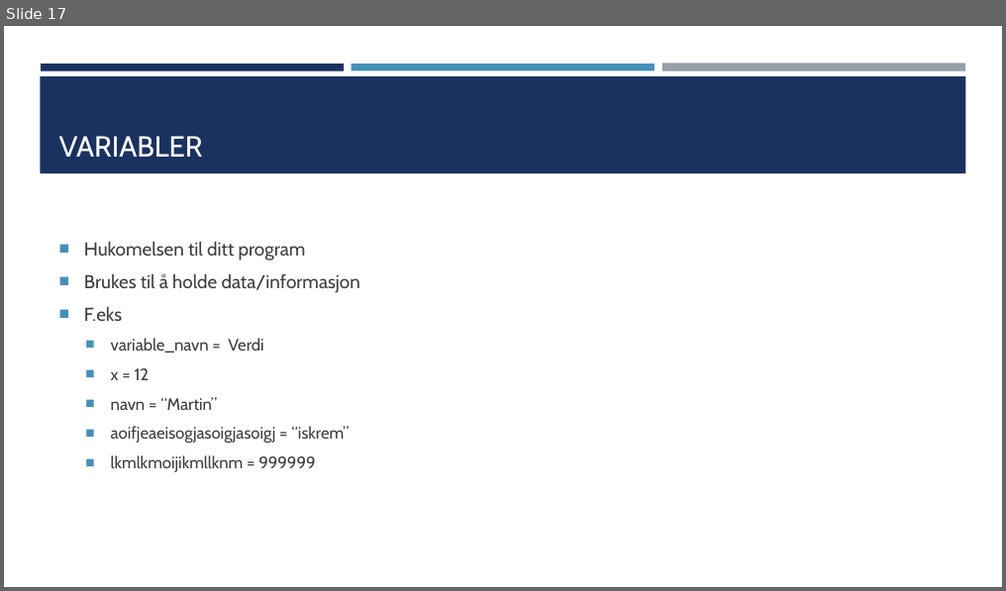
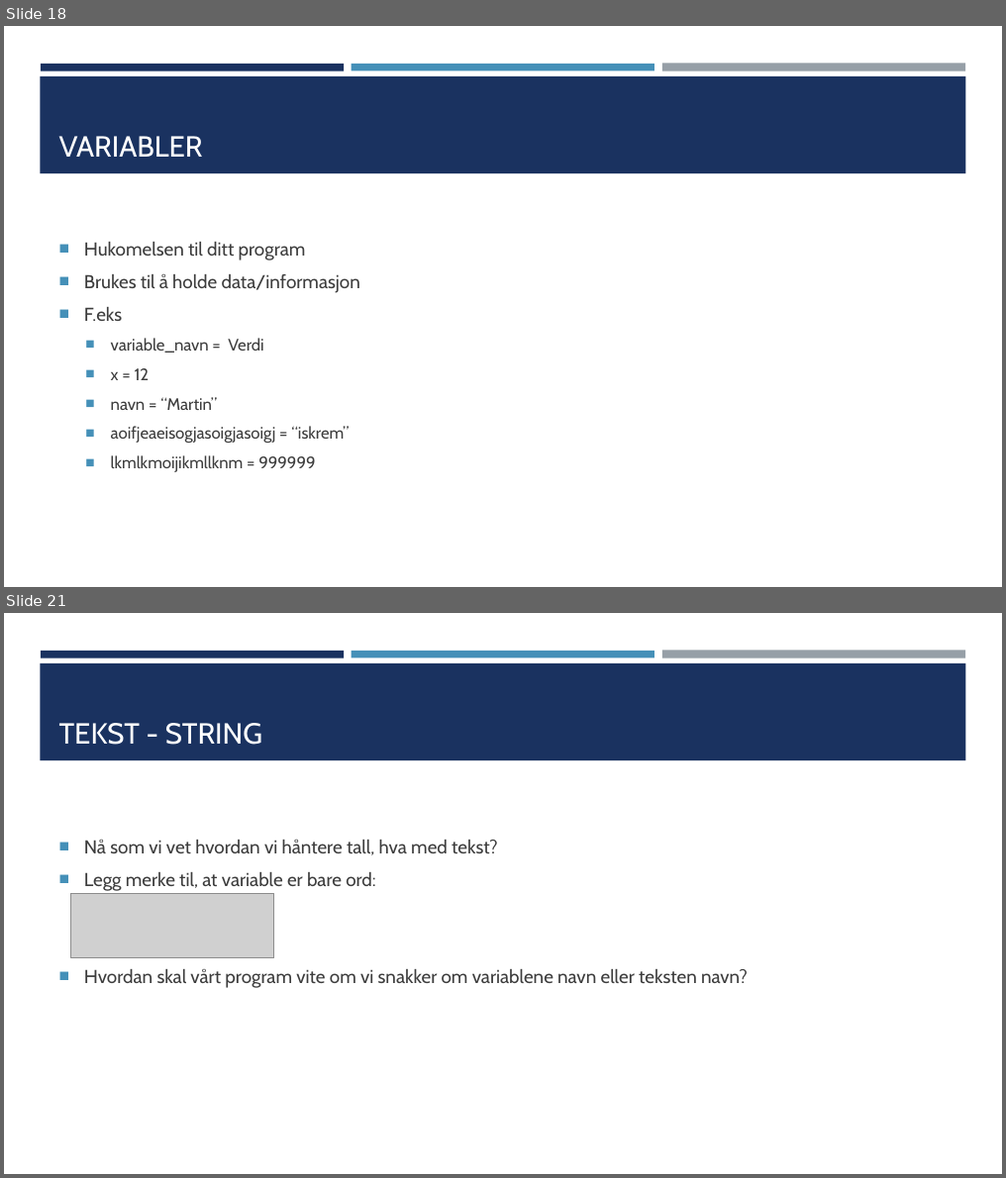
Before and after one commit to TheCodeAddiction/Learn-Python-Workshop, a slide deck: koding workshop powerpoint.pptx. Shown one above the other, each under a label of ours: slide 17 before the commit, slides 18 and 21 after it; the slides between them are not shown. The pictures are 1006x591 and 1006x1178 pixels, drawn with LibreOffice and Linux fonts; fonts in the diff are those of the drawing; grey boxes stand for pictures. Boxes give left, top, right and bottom in pixels: in the first picture for what was removed or moved away, otherwise in the second. Text is boxed around its words. In the diff, an @@ line names an element or a change of style, - is before the commit and + after.

```diff
--- a/koding workshop powerpoint.pptx
+++ b/koding workshop powerpoint.pptx
@@ slide 21 added at [4,613,1002,1174], background #FFFFFF; not listed: 4 template elements that a slide beside it also shows @@
@@ title added at [59,723,262,745], 28 pt, text #FFFFFF @@
+TEKST - STRING
@@ text added at [84,839,747,988], 18 pt, text #3D3D3D @@
+■ Nå som vi vet hvordan vi håntere tall, hva med tekst?
+■ Legg merke til, at variable er bare ord:
+■ Hvordan skal vårt program vite om vi snakker om variablene navn eller teksten navn?
@@ picture added at [71,894,274,959] @@
@@ what was slide 17 is now slide 18 @@
```
Also in this commit, not shown: 3 other slides added, 6 other files.
